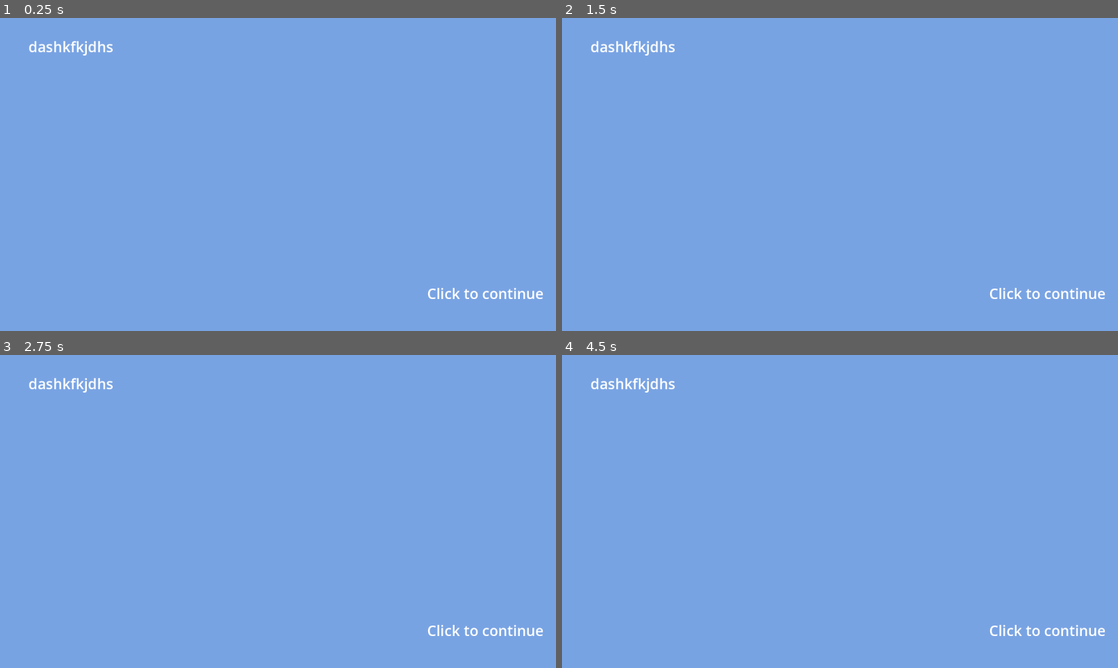
Above: before the commit, frames 1-4 (two rows, left to right).
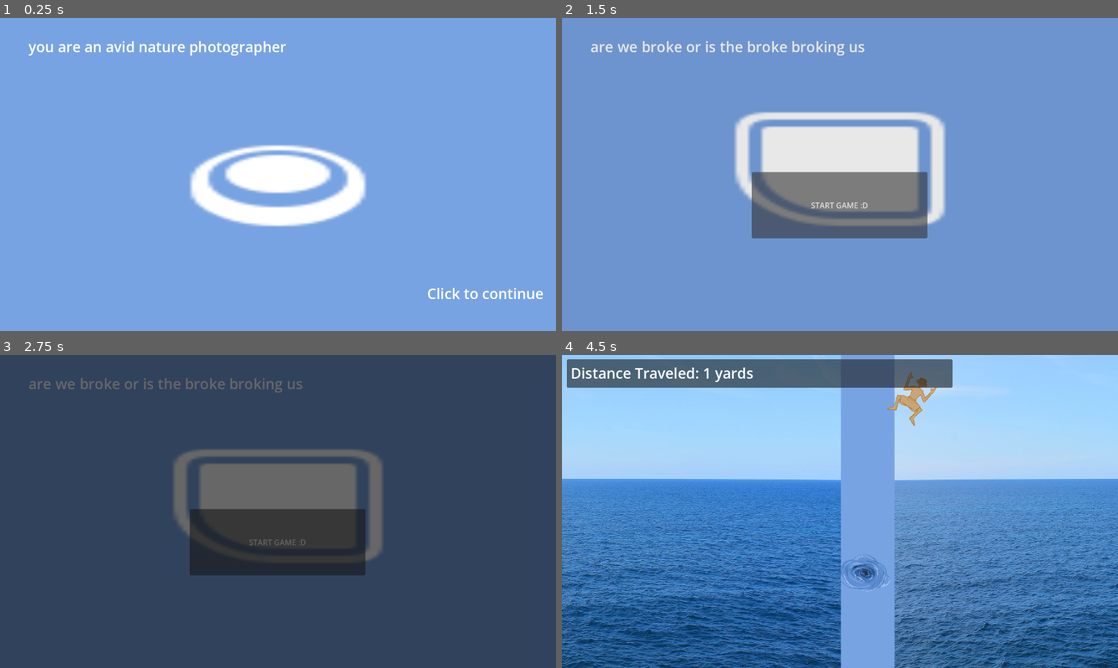
Above: after the commit, the same moments.

Repository: sophieTheProgrammer/microjam-island-61
Game: Godot game, scene res://scenes/cutscene_tutorial.tscn
Same seed, same stepped clock (60 frames per second), same inputs: the game is played once before the commit and once after it. This scene is started directly instead of the project's main scene.
Inputs (mouse positions are in pixels of both pictures, inside the frame that each line leads up to):
- Up to frame 1 (0.25 s): no input
- Up to frame 2 (1.5 s): tap Enter (ui_accept) at 0.5, 0.77 s; move the mouse to (962, 158) at 0.52 s; hold Up (up) 0.53-1.25 s; click (962, 158) at 0.6 s; click (840, 205) at 1.25 s, where only the run after the commit has a clickable "START GAME :D"
- Up to frame 3 (2.75 s): click (278, 542) at 2 s, where only the run after the commit has a clickable "START GAME :D"
- Up to frame 4 (4.5 s): tap Enter (ui_accept) at 2.75, 3.02, 3.5, 4.25 s; move the mouse to (728, 527) at 2.77 s; hold Down (down) 2.78-3.53 s; click (728, 527) at 2.85 s; move the mouse to (895, 442) at 3.52 s; hold Up (up) from 3.53 s (still down); click (895, 442) at 3.6 s; move the mouse to (812, 574) at 4.27 s; click (812, 574) at 4.35 s

The runs differ from the first frame. In frame 1, 6.1% of the frame differs, in the area x 5-66%, y 7-67%; in frame 2, 14%; in frame 3, 100%, in the area x 0-100%, y 0-100%; in frame 4, 89%.
Error before the commit: Parse Error: Could not preload resource file "res://scenes/game.tscn". (res://scripts/tutorial.gd:10)

Commit message:
Revert "Merge branch 'main' of https://github.com/sophieTheProgrammer/microjam-island-61"
This reverts commit 78cf837ed178a0584854a56fd7baa87d2d0cad8b, reversing
changes made to ddbdc69a3ae5f52e5691995879b9426b956915a7.

Diff:
--- a/scenes/game.tscn
+++ b/scenes/game.tscn
@@ -7,31 +7,14 @@
 
 [node name="game" type="Node2D" unique_id=404250698]
 
-[node name="ColorRect" type="ColorRect" parent="." unique_id=1141753838]
-offset_left = -1980.0
-offset_top = -561.0
-offset_right = 696.0
-offset_bottom = 999.0
-color = Color(0, 0, 0, 1)
-metadata/_edit_lock_ = true
-
-[node name="Death" parent="." unique_id=191725155 instance=ExtResource("1_iywne")]
-position = Vector2(-370, -2)
-
-[node name="CollisionShape2D" type="CollisionShape2D" parent="Death" unique_id=1727583274]
-position = Vector2(-304, -5)
-shape = SubResource("RectangleShape2D_n6s70")
-
 [node name="ui" parent="." unique_id=1764728883 instance=ExtResource("1_uwrxv")]
 
 [node name="spawner" type="Node2D" parent="." unique_id=1173440994]
 script = ExtResource("2_yqjtg")
 
 [node name="player" parent="." unique_id=1710529082 instance=ExtResource("3_lnu2h")]
-position = Vector2(-819, -2)
 
 [node name="Camera2D" type="Camera2D" parent="player" unique_id=244447270]
-position = Vector2(300, 0)
 limit_top = 0
 limit_bottom = 0
 position_smoothing_enabled = true
--- a/scenes/shark.tscn
+++ /dev/null
@@ -1,20 +0,0 @@
-[gd_scene format=3 uid="uid://cdb2183smwup1"]
-
-[ext_resource type="Texture2D" uid="uid://c8fydd366datd" path="res://icon.svg" id="1_8l5qy"]
-
-[sub_resource type="SpriteFrames" id="SpriteFrames_inbs7"]
-animations = [{
-"frames": [{
-"duration": 1.0,
-"texture": ExtResource("1_8l5qy")
-}],
-"loop": 1,
-"name": &"default",
-"speed": 4.0
-}]
-
-[node name="shark" type="Node2D" unique_id=1939501999]
-
-[node name="AnimatedSprite2D" type="AnimatedSprite2D" parent="." unique_id=1202323751]
-sprite_frames = SubResource("SpriteFrames_inbs7")
-autoplay = "default"
--- a/scripts/chunk.gd
+++ b/scripts/chunk.gd
@@ -1,22 +1,16 @@
 extends Node2D
-const WHIRLPOOL = preload("res://scenes/whirlpool.tscn")
+var whirlpool_scene = preload("res://scenes/whirlpool.tscn")
 @onready var obstacles: Node = $"obstacles"
-const SHARK = preload("res://scenes/shark.tscn")
 
 func _ready() -> void:
-	spawn(5, "whirlpool")
-	spawn(3, "shark")
+	spawn(5)
 
 func _process(_delta: float) -> void:
 	pass
 
-func spawn(num, type):
+func spawn(num):
 	for i in range(num):
-		var new_whirlpool
-		if type == "whirlpool":
-			new_whirlpool = WHIRLPOOL.instantiate()
-		else:
-			new_whirlpool = SHARK.instantiate()
+		var new_whirlpool = whirlpool_scene.instantiate()
 		new_whirlpool.position.x = randf_range(Global.viewport.x / 2, -Global.viewport.x / 2) + self.position.x
 		new_whirlpool.position.y = randf_range(Global.viewport.y / 2, -Global.viewport.y / 2) + self.position.y
 		obstacles.add_child(new_whirlpool)
--- a/scripts/player.gd
+++ b/scripts/player.gd
@@ -1,10 +1,10 @@
 extends CharacterBody2D
 
 
-const SPEED = 700.0
-const y_multiplier = 2
+const SPEED = 800.0
+const y_multiplier = 5
 const acceleration = 20
-const buffer = 50
+const buffer = 100
 var direction = 0
 func _ready() -> void:
 	velocity.x = 0
